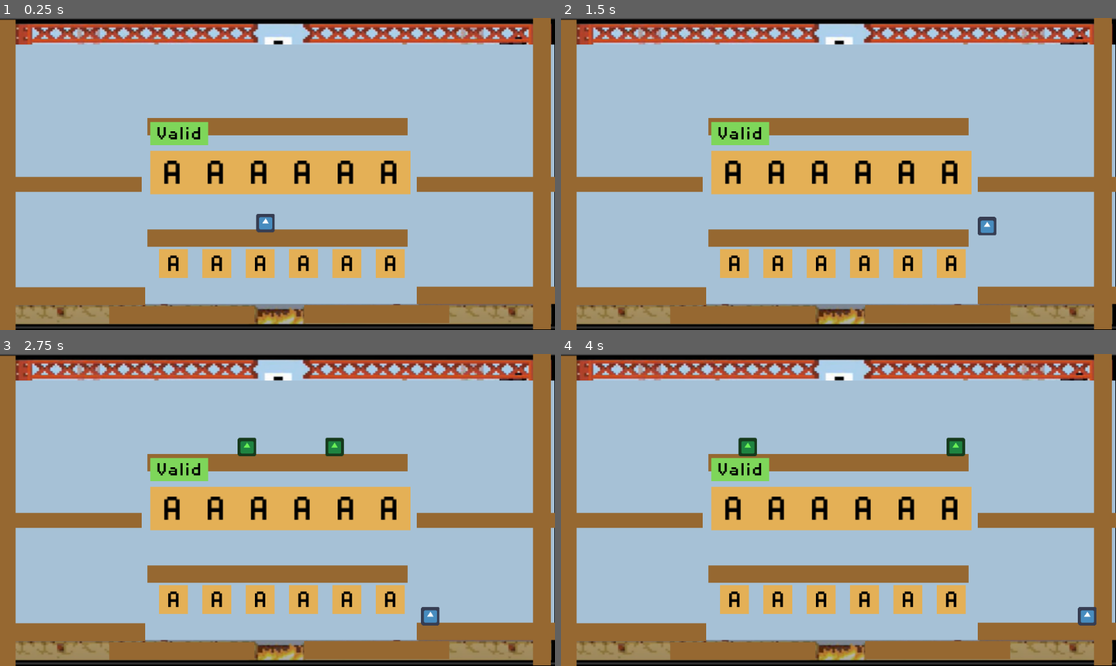
Above: before the commit, frames 1-4 (two rows, left to right).
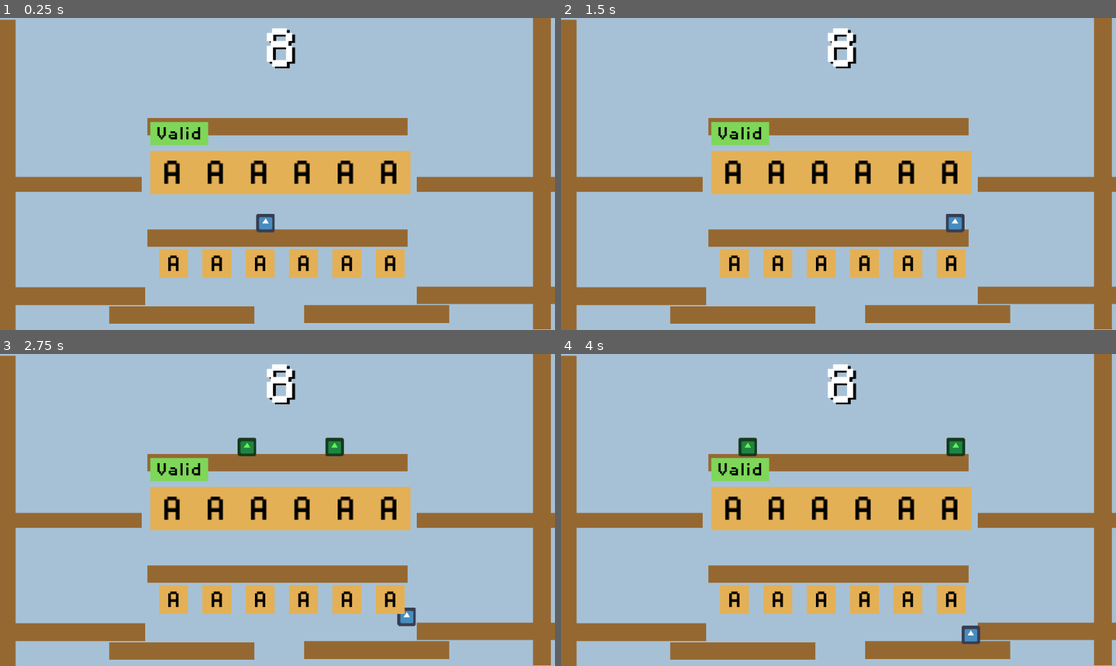
Above: after the commit, the same moments.

Repository: zhimingc/super_scrabble_box
Game: Godot game, scene res://Scenes/MainGame.tscn
Two runs of this game, one before a commit and one after it. Both use one fixed random seed, a clock stepped at 60 frames per second and the inputs below. The engine's default icon, where the game draws it, is replaced by a stand-in: a white triangle on a blue panel in a dark square.
Inputs:
- Up to frame 1 (0.25 s): no input
- Up to frame 2 (1.5 s): tap Enter (ui_accept) at 0.5, 0.77, 1.07 s; hold Right (ui_right) from 0.53 s (still down); tap Space (ui_select) at 0.6 s; tap C at 0.8, 1.35 s
- Up to frame 3 (2.75 s): tap Enter (ui_accept) at 1.52, 1.82 s; tap E at 1.55, 2.1 s; release Right (ui_right) at 2.03 s; hold Left (ui_left) from 2.03 s (still down); tap R at 2.3 s
- Up to frame 4 (4 s): release Left (ui_left) at 2.78 s; hold Right (ui_right) from 2.78 s (still down); tap R at 2.85 s; tap Enter (ui_accept) at 3.02, 3.05, 3.32, 3.6, 3.77 s; tap Space (ui_select) at 3.8 s

The runs differ from the first frame. In frame 1, 12% of the frame differs, in the area x 0-100%, y 0-100%; in frame 2, 13%; in frame 3, 13%; in frame 4, 13%.
Error in both runs: Trying to assign value of type 'PlayerCharacter.gd' to a variable of type 'WordController.gd'. (res://Scripts/WordController.gd:24)

Commit message:
Added balance to vowel/consonant spawning

Diff:
--- /dev/null
+++ b/Objects/HUD_Score.tscn
@@ -0,0 +1,18 @@
+[gd_scene load_steps=3 format=2]
+
+[ext_resource path="res://Fonts/DisposableDroidBB.otf" type="DynamicFontData" id=1]
+
+[sub_resource type="DynamicFont" id=1]
+size = 125
+font_data = ExtResource( 1 )
+
+[node name="Label" type="Label"]
+anchor_right = 1.0
+margin_left = -75.0
+margin_top = -75.0
+margin_right = -885.0
+margin_bottom = 75.0
+custom_fonts/font = SubResource( 1 )
+text = "8"
+align = 1
+valign = 1
--- a/Objects/PlayerCharacter.tscn
+++ b/Objects/PlayerCharacter.tscn
@@ -14,11 +14,14 @@
 
 [sub_resource type="RectangleShape2D" id=2]
 
+[sub_resource type="RectangleShape2D" id=3]
+extents = Vector2( 27.252, 27.0215 )
+
 [node name="PlayerCharacter" type="KinematicBody2D"]
 position = Vector2( 231.374, 444.92 )
 scale = Vector2( 0.5, 0.5 )
 script = ExtResource( 1 )
-runSpeed = 25.0
+runSpeed = 20.0
 jumpForce = 675.0
 mass = 3.75
 drag = Vector2( 0.875, 0.95 )
@@ -68,3 +71,11 @@
 margin_top = 0.0
 margin_right = 90.0
 margin_bottom = 50.0
+
+[node name="PlayerAreaCollision" type="Area2D" parent="."]
+
+[node name="CollisionShape2D" type="CollisionShape2D" parent="PlayerAreaCollision"]
+modulate = Color( 1, 0, 0, 1 )
+shape = SubResource( 3 )
+
+[connection signal="body_entered" from="PlayerAreaCollision" to="." method="_on_PlayerAreaCollision_body_entered"]
--- a/Scenes/Level_0.tscn
+++ b/Scenes/Level_0.tscn
@@ -7,13 +7,12 @@
 [ext_resource path="res://Objects/InGameHUD.tscn" type="PackedScene" id=5]
 [ext_resource path="res://Objects/HUD_LetterElement.tscn" type="PackedScene" id=6]
 
-
-
 [node name="Level_0" type="Node2D"]
 script = ExtResource( 1 )
 
 [node name="supercratebox_ref" type="Sprite" parent="."]
 editor/display_folded = true
+visible = false
 position = Vector2( 481.649, 274.572 )
 scale = Vector2( 1.16685, 0.970466 )
 z_index = -1
@@ -70,3 +69,11 @@
 margin_right = 960.0
 margin_bottom = 540.0
 LetterElement = ExtResource( 6 )
+
+[node name="BG" type="TextureRect" parent="."]
+modulate = Color( 0.65098, 0.756863, 0.839216, 1 )
+show_behind_parent = true
+margin_right = 965.0
+margin_bottom = 547.0
+texture = ExtResource( 3 )
+expand = true
--- a/Scenes/MainGame.tscn
+++ b/Scenes/MainGame.tscn
@@ -6,6 +6,7 @@
 [ext_resource path="res://Objects/LetterBox.tscn" type="PackedScene" id=4]
 [ext_resource path="res://Scenes/Level_0.tscn" type="PackedScene" id=5]
 [ext_resource path="res://Objects/WordController.tscn" type="PackedScene" id=6]
+[ext_resource path="res://Objects/HUD_Score.tscn" type="PackedScene" id=7]
 
 [node name="MainGame" type="Node2D"]
 script = ExtResource( 1 )
@@ -47,4 +48,14 @@
 [node name="WordController" parent="." instance=ExtResource( 6 )]
 z_index = 1
 
+[node name="ScoreDisplay" parent="." instance=ExtResource( 7 )]
+margin_left = 425.0
+margin_top = -10.0
+margin_right = 543.0
+margin_bottom = 116.0
+custom_colors/font_color_shadow = Color( 0, 0, 0, 1 )
+custom_constants/shadow_offset_x = 5
+custom_constants/shadow_offset_y = 3
+custom_constants/shadow_as_outline = 0
+
 [connection signal="word_attack" from="WordController" to="." method="_on_WordController_word_attack"]
--- a/Scripts/BasicEnemy.gd
+++ b/Scripts/BasicEnemy.gd
@@ -10,6 +10,7 @@
 var wallBounce = 0
 var isDead = false
 var isTargeted = false
+var isBuff = false
 
 signal respawn(obj)
 
@@ -55,3 +56,10 @@
 
 func die():
 	queue_free()
+
+func set_buff():
+	if isBuff:
+		return
+	speed *= 2.0
+	$AnimatedSprite.set_modulate(Color.coral)
+	isBuff = true
--- a/Scripts/GlobalConstants.gd
+++ b/Scripts/GlobalConstants.gd
@@ -1,9 +1,8 @@
 extends Node
 
 var gravity = 9.8
-
+var isVowelWindow = [ false, true ]
 var letterPool = []
-
 var letterCounts = [
 	9, # A
 	2, # B
@@ -33,6 +32,8 @@
 	0, # Z
 ]
 
+var vowels = [ "A", "E", "I", "O", "U" ]
+
 var dict : Dictionary
 
 func populate_letterPool():
--- a/Scripts/LetterBox.gd
+++ b/Scripts/LetterBox.gd
@@ -1,22 +1,60 @@
 extends Area2D
 
 var letter = "A"
+var retIdx = 0
 
 signal collected
 
 func _ready():
 	randomize()
 	var poolSize = GlobalConstants.letterPool.size()
-	var retIdx = randi() % poolSize
+	while true:
+		get_letter_from_pool()
+		remove_letter_from_pool()
+		if valid_letter():
+			break
+
+func _unhandled_key_input(event):
+	#debug
+	if !event.echo:
+		if event.pressed:
+			if event.scancode == KEY_C:
+				for i in 50:
+					get_letter_from_pool()
+					remove_letter_from_pool()
+
+func _on_LetterBox_body_entered(body):
+	if body.name == "PlayerCharacter":
+		if !body.can_take_letter():
+			return
+		body.add_letter(letter)
+		queue_free()
+		emit_signal("collected")
+
+
+func get_letter_from_pool():
+	var poolSize = GlobalConstants.letterPool.size()
+	retIdx = randi() % poolSize
 	letter = GlobalConstants.letterPool[retIdx]
+
+func remove_letter_from_pool():
 	GlobalConstants.letterPool.remove(retIdx)
 	if GlobalConstants.letterPool.size() == 0:
 		GlobalConstants.populate_letterPool()
 
-func _on_LetterBox_body_entered(body):
-	if body.name == "PlayerCharacter":
-		if body.get_valid_slot() == -1:
-			return
-		body.add_letter(letter)
-		queue_free()
-		emit_signal("collected")
+func is_vowel():
+	for v in GlobalConstants.vowels:
+		if v == letter:
+			return true
+	return false
+
+func valid_letter():
+	var pastLetters = GlobalConstants.isVowelWindow
+	var curVowel = is_vowel()
+	if pastLetters[0] == false and pastLetters[1] == false and !curVowel:
+		return false
+	if pastLetters[0] == true and pastLetters[1] == true and curVowel:
+		return false
+	pastLetters[0] = pastLetters[1]
+	pastLetters[1] = curVowel
+	return true
--- a/Scripts/MainGame.gd
+++ b/Scripts/MainGame.gd
@@ -8,6 +8,7 @@
 var dictionaryPath = "res://scrabbleDict.txt"
 var letterSpawns = []
 var oldLetterSpawn = -1
+var score = 0
 
 func _init():
 	GlobalConstants.populate_letterPool()
@@ -27,6 +28,7 @@
 	$EnemyTimer.connect("timeout", self, "spawn_enemy")
 	letterSpawns = $LetterSpawns.get_children()
 	spawn_letterBox()
+	update_score_display()
 
 func _unhandled_key_input(event):
 	if !event.echo:
@@ -48,11 +50,12 @@
 	newEnemy.position = $Spawner.position
 	newEnemy.connect("respawn", self, "respawn_enemy")
 	add_child(newEnemy, true)
-	if $EnemyTimer.wait_time > 1.0:
-		$EnemyTimer.wait_time -= 0.5
+	if $EnemyTimer.wait_time > 2.5:
+		$EnemyTimer.wait_time -= 0.25
 
 func respawn_enemy(obj):
 	obj.position = $Spawner.position
+	obj.set_buff()
 
 func spawn_letterBox():
 	var spawnIdx = 0
@@ -64,4 +67,12 @@
 	var newBox = LetterBox.instance()
 	newBox.position = letterSpawns[spawnIdx].position
 	newBox.connect("collected", self, "spawn_letterBox")
+	newBox.connect("collected", self, "add_score")
 	add_child(newBox)
+
+func add_score():
+	score += 1
+	update_score_display()
+
+func update_score_display():
+	$ScoreDisplay.text = String(score)
--- a/Scripts/PlayerCharacter.gd
+++ b/Scripts/PlayerCharacter.gd
@@ -7,11 +7,13 @@
 
 signal hit
 
+var maxLetter = 6
 var acceleration = Vector2()
 var velocity = Vector2()
 var grav_suppress = 0.0
 var letterHud = []
 var letterSlot = []
+var hudIdx = 0
 
 class LetterSlot:
 	var inUse : bool
@@ -26,7 +28,6 @@
 			letterHud.push_back(x)
 			var newSlot = LetterSlot.new()
 			newSlot.inUse = false
-			letterSlot.push_back(newSlot)
 
 # Called every frame. 'delta' is the elapsed time since the previous frame.
 func _physics_process(delta):
@@ -48,12 +49,12 @@
 	velocity += acceleration * 100;
 	var collision_info = move_and_slide(velocity * delta, Vector2.UP)
 
-	# collision detection
-	for i in get_slide_count():
-		var collision = get_slide_collision(i)
-		var groups = collision.collider.get_groups()
-		if collision and groups.has("enemy"):
-			die()
+#	# collision detection
+#	for i in get_slide_count():
+#		var collision = get_slide_collision(i)
+#		var groups = collision.collider.get_groups()
+#		if collision and groups.has("enemy"):
+#			die()
 
 func update_jump_forces(delta):
 	if is_on_ceiling():
@@ -69,14 +70,18 @@
 	queue_free()
 
 func can_take_letter():
-	return get_valid_slot() != -1
+	#return get_valid_slot() != -1
+	return letterSlot.size() < maxLetter;
 
 func add_letter(letter):
 	var idx = get_valid_slot()
-	letterSlot[idx].inUse = true
-	letterSlot[idx].letter = letter
-	letterHud[idx].visible = true
-	letterHud[idx].get_node("Label").text = letter
+	var newLetter = LetterSlot.new()
+	newLetter.inUse = true
+	newLetter.letter = letter
+	letterSlot.push_back(newLetter)
+	#letterSlot[idx].inUse = true
+	#letterSlot[idx].letter = letter
+	update_letters()
 
 func get_valid_slot():
 	for i in letterSlot.size():
@@ -97,10 +102,13 @@
 
 func update_letters():
 	hide_letters()
+	letterSlot = get_letters()
+	hudIdx = 0
 	for i in letterSlot.size():
 		if letterSlot[i].inUse:
-			letterHud[i].visible = true
-			letterHud[i].get_node("Label").text = letterSlot[i].letter
+			letterHud[hudIdx].visible = true
+			letterHud[hudIdx].get_node("Label").text = letterSlot[i].letter
+			hudIdx += 1
 
 func get_closest_enemies():
 	var enemies = []
@@ -121,3 +129,8 @@
 				elif i == closest.size() - 1:
 					closest.push_back(enemy)
 	return closest
+
+
+func _on_PlayerAreaCollision_body_entered(body):
+	if body.is_in_group("enemy"):
+		die()
--- a/Scripts/WordController.gd
+++ b/Scripts/WordController.gd
@@ -39,19 +39,24 @@
 	hide_letters()
 
 func _process(delta):
-	if Input.is_action_just_pressed("ui_select"):
-		toggle_pause()
-	if Input.is_action_just_pressed("ui_accept") and isPaused:
-		if wordIsValid:
+	#if Input.is_action_just_pressed("ui_select"):
+	#	toggle_pause()
+	if Input.is_action_just_pressed("ui_accept"):
+		if isPaused:
+			if wordIsValid:
+				toggle_pause()
+				#emit_signal("wordAttack", get_current_word())
+				word_attack(get_current_word())
+				# delete letters used
+				for i in currentLettersIdx:
+					if i != null:
+						heldLetters[i].inUse = false
+				pc.update_letters()
+				update_lettersHeld(pc.get_letters())
+			else:
+				toggle_pause()
+		else:
 			toggle_pause()
-			#emit_signal("wordAttack", get_current_word())
-			word_attack(get_current_word())
-			# delete letters used
-			for i in currentLettersIdx:
-				if i != null:
-					heldLetters[i].inUse = false
-			pc.update_letters()
-			update_lettersHeld(pc.get_letters())
 
 	# update ui one frame slower to avoid pause stopping behaviour
 	if oldPause != isPaused:
@@ -150,7 +155,7 @@
 		if i >= enemies.size():
 			break
 		var newAttack = LetterAttack.instance()
-		newAttack.position = lettersUsedUI[i].rect_global_position
+		newAttack.position = pc.position
 		newAttack.init(enemies[i], word[i])
 		add_child(newAttack)
 		enemies[i].isTargeted = true
--- a/project.godot
+++ b/project.godot
@@ -40,6 +40,7 @@
 "events": [ Object(InputEventKey,"resource_local_to_scene":false,"resource_name":"","device":0,"alt":false,"shift":false,"control":false,"meta":false,"command":false,"pressed":false,"scancode":16777221,"unicode":0,"echo":false,"script":null)
 , Object(InputEventKey,"resource_local_to_scene":false,"resource_name":"","device":0,"alt":false,"shift":false,"control":false,"meta":false,"command":false,"pressed":false,"scancode":16777222,"unicode":0,"echo":false,"script":null)
 , Object(InputEventJoypadButton,"resource_local_to_scene":false,"resource_name":"","device":0,"button_index":0,"pressure":0.0,"pressed":false,"script":null)
+, Object(InputEventKey,"resource_local_to_scene":false,"resource_name":"","device":0,"alt":false,"shift":false,"control":false,"meta":false,"command":false,"pressed":false,"scancode":32,"unicode":0,"echo":false,"script":null)
  ]
 }
 
Not shown: 1 places in Objects/PlayerCharacter.tscn that only renumber resources
Not shown: 1 places in Scenes/MainGame.tscn that only renumber resources
